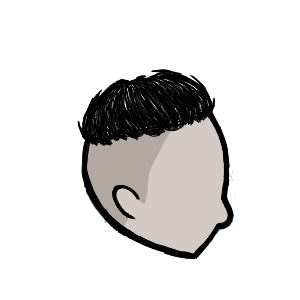
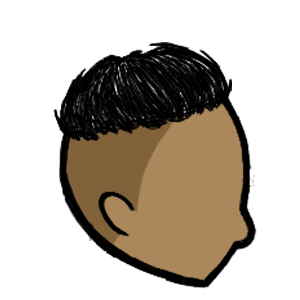
Layered file, before and after one edit (300x300). Changes by layer:
painted on "Layer 5" over [53, 42, 232, 146]
painted on "Layer 6" over [65, 52, 223, 146]
moved "Layer 3" above "Layer 7", painted on it over [59, 59, 257, 289]
removed layer "Layer 4" over [83, 89, 237, 259]
painted on "Layer 7" over [61, 68, 259, 287]
